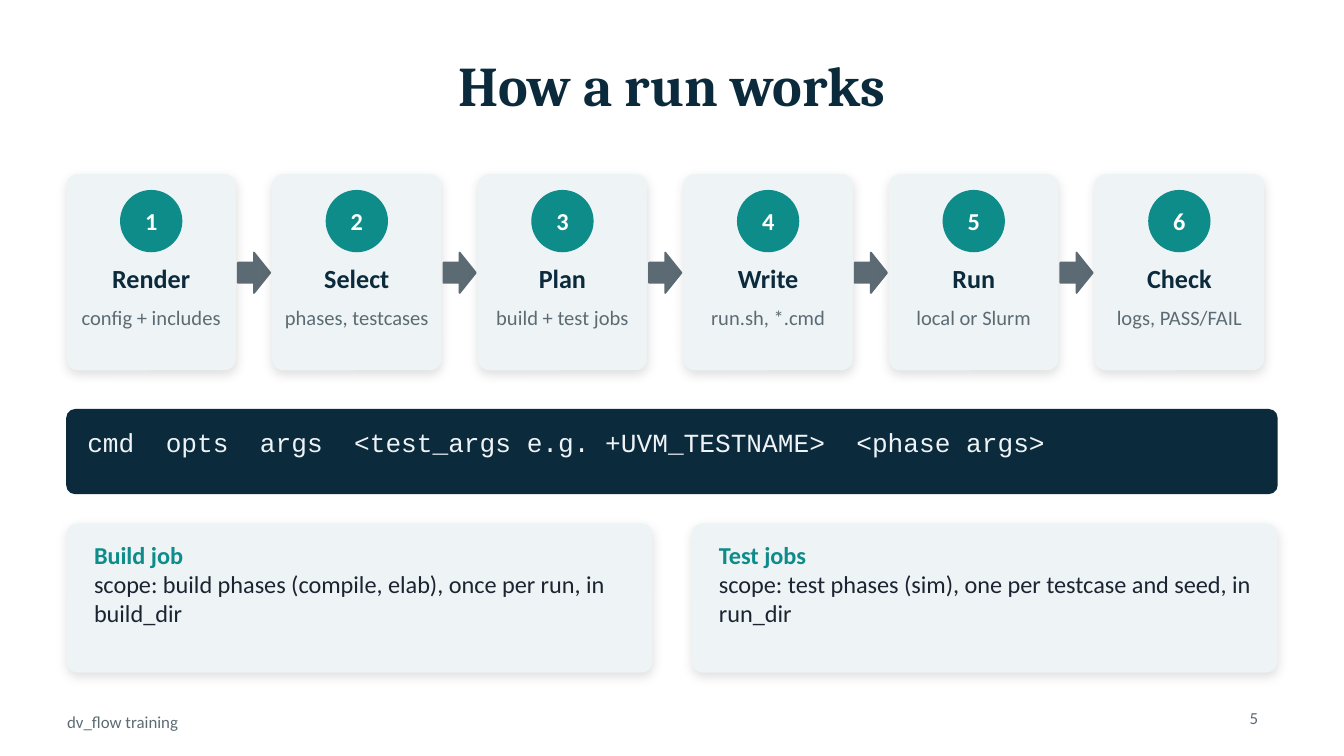
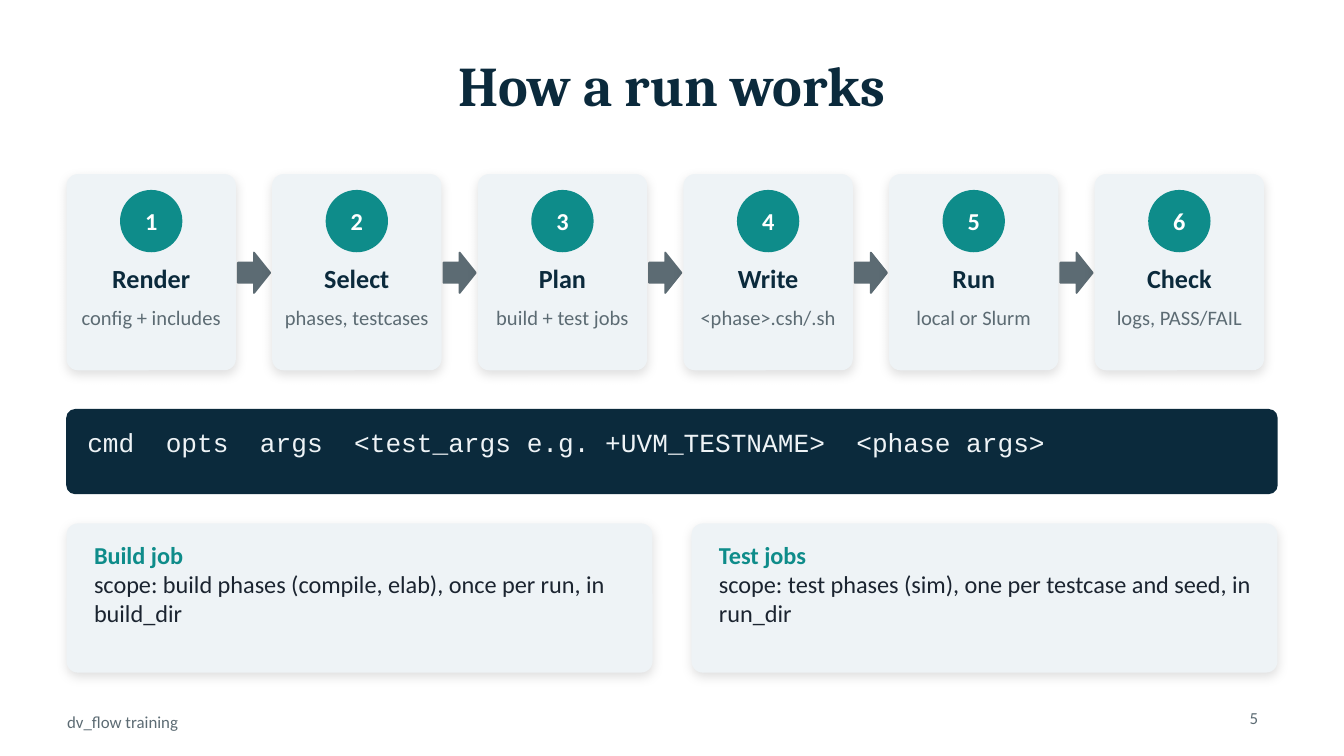
Before and after one commit to briskchip/dv_flow, a slide deck: slide 5 of doc/dv_flow_training.pptx. Drawn at 1344x756 pixels with LibreOffice and Linux fonts; fonts in the diff are those of the drawing. Boxes give left, top, right and bottom in pixels: in the first picture for what was removed or moved away, otherwise in the second. Text is boxed around its words. In the diff, an @@ line names an element or a change of style, - is before the commit and + after.

```diff
--- a/doc/dv_flow_training.pptx
+++ b/doc/dv_flow_training.pptx
@@ text at bbox=[701, 311, 836, 329]: text changed @@
-run.sh, *.cmd
+<phase>.csh/.sh
```
Also in this commit, not shown: 6 other slides changed, 12 other files.
